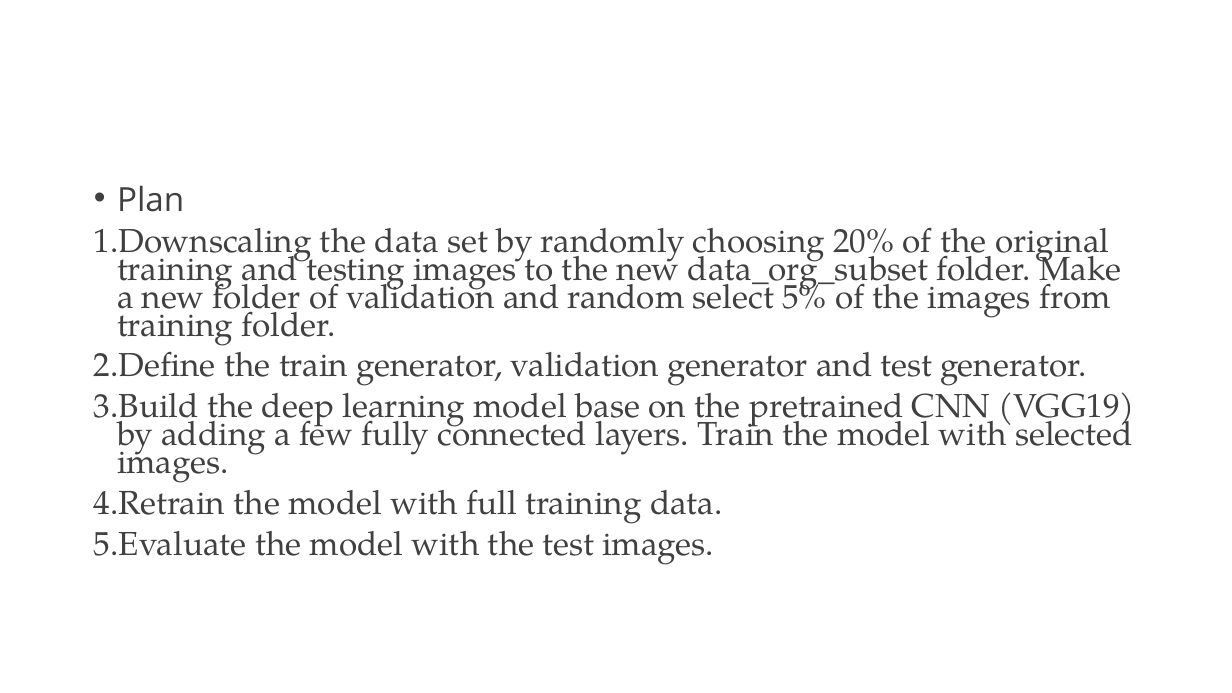
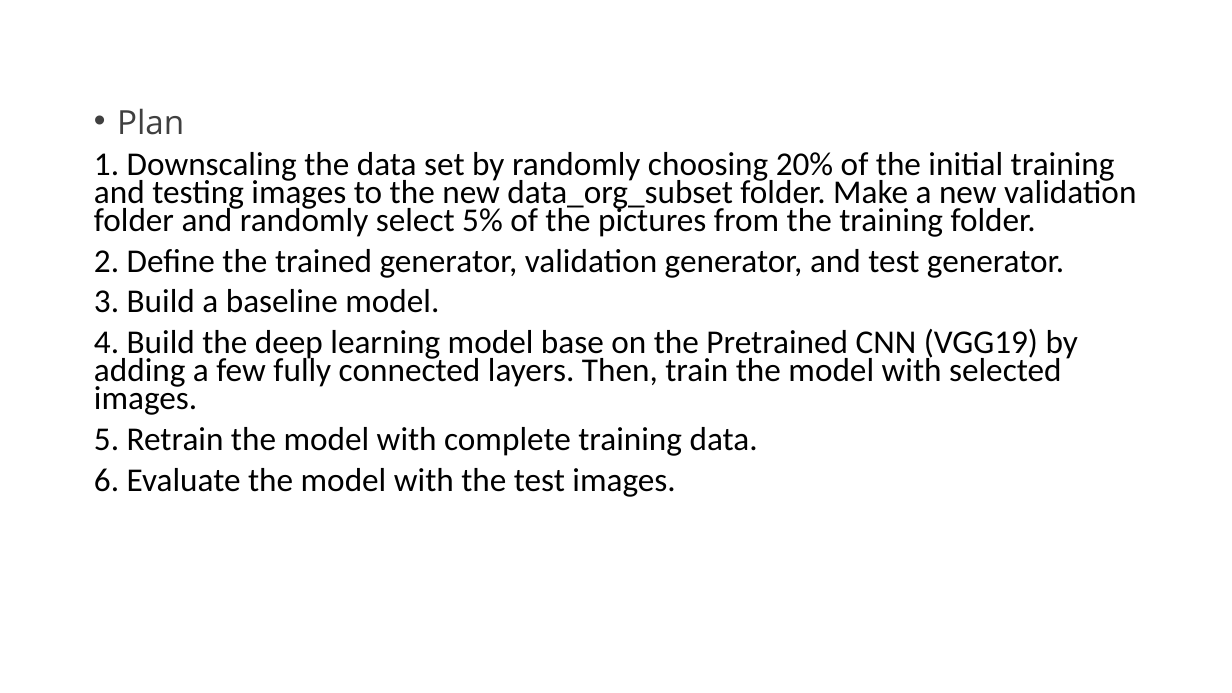
Before and after one commit to sachenl/dsc-phase-4-project, a slide deck: slide 3 of Module 4 final project.pptx. Drawn at 1232x693 pixels with LibreOffice and Linux fonts; fonts in the diff are those of the drawing. Boxes give left, top, right and bottom in pixels: in the first picture for what was removed or moved away, otherwise in the second. Text is boxed around its words. In the diff, an @@ line names an element or a change of style, - is before the commit and + after.

```diff
--- a/Module 4 final project.pptx
+++ b/Module 4 final project.pptx
@@ text "Plan": place and size @@
-text "Plan" at (94,185,1135,565)
+text "Plan" at (94,108,1136,497)
@@ text at (94,152,1136,497): text changed; font TeX Gyre Pagella to Calibri; text colour #404040 to #000000 @@
-1. Downscaling the data set by randomly choosing 20% of the original training and testing images to the new data_org_subset folder. Make a new folder of validation and random select 5% of the images from training folder.
-2. Define the train generator, validation generator and test generator.
-3. Build the deep learning model base on the pretrained CNN (VGG19) by adding a few fully connected layers. Train the model with selected images.
-4. Retrain the model with full training data.
-5. Evaluate the model with the test images.
+1. Downscaling the data set by randomly choosing 20% of the initial training and testing images to the new data_org_subset folder. Make a new validation folder and randomly select 5% of the pictures from the training folder.
+2. Define the trained generator, validation generator, and test generator.
+3. Build a baseline model.
+4. Build the deep learning model base on the Pretrained CNN (VGG19) by adding a few fully connected layers. Then, train the model with selected images.
+5. Retrain the model with complete training data.
+6. Evaluate the model with the test images.
```
Also in this commit, not shown: 2 other slides changed, 3 other files.
